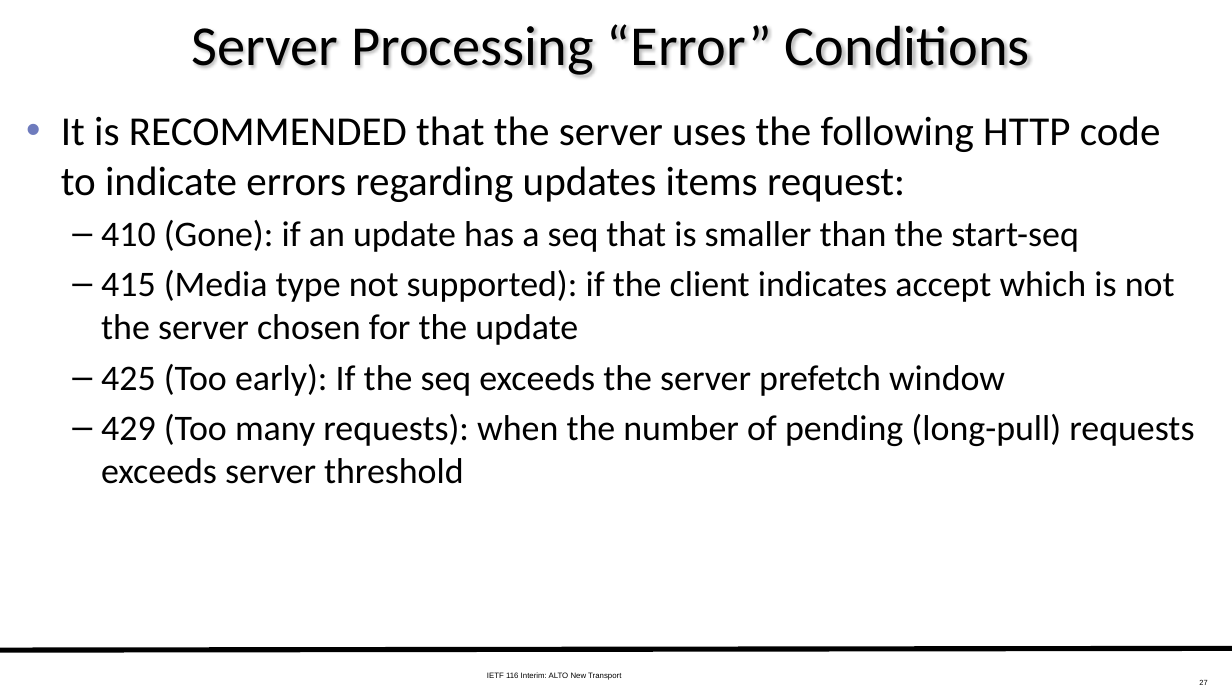
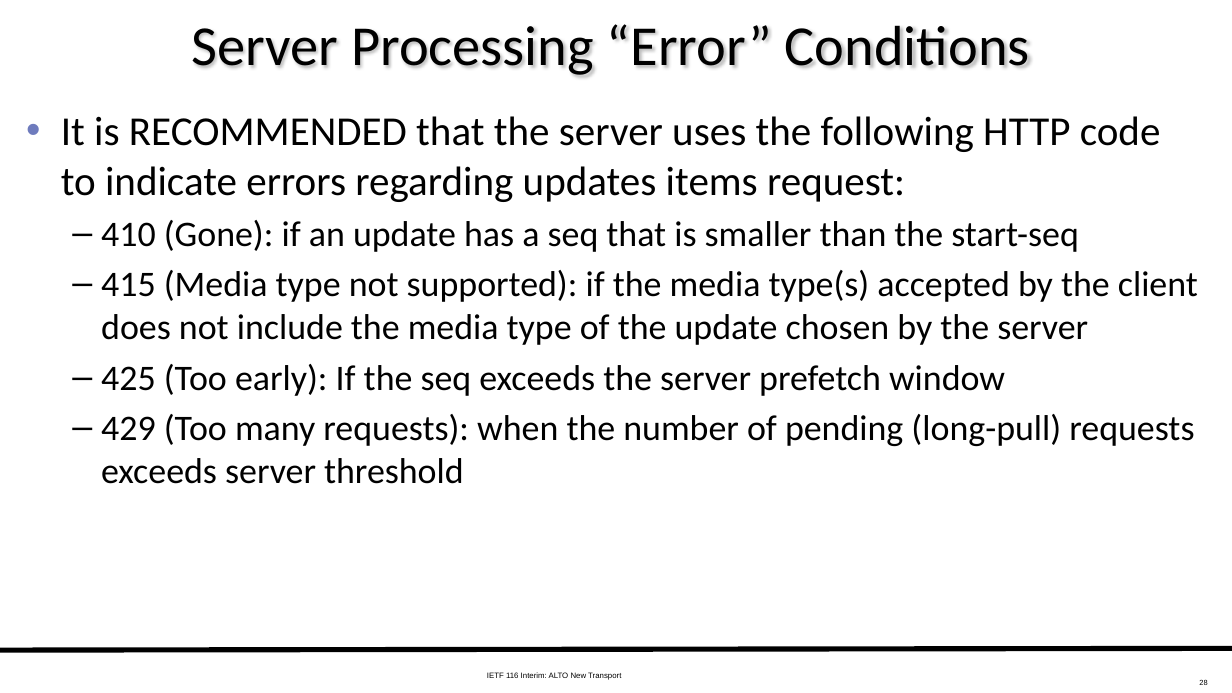
Before and after one commit to ietf-wg-alto/wg-materials, a slide deck: slide 28 of meetings-ietf/ietf-116-interim/slides-116-interim-alto-transport.pptx (slide 27 before the commit). Drawn at 1232x693 pixels with LibreOffice and Linux fonts; fonts in the diff are those of the drawing. Boxes give left, top, right and bottom in pixels: in the first picture for what was removed or moved away, otherwise in the second. Text is boxed around its words. In the diff, an @@ line names an element or a change of style, - is before the commit and + after.

```diff
--- a/meetings-ietf/ietf-116-interim/slides-116-interim-alto-transport.pptx
+++ b/meetings-ietf/ietf-116-interim/slides-116-interim-alto-transport.pptx
@@ text at (101, 270, 1198, 345): text changed @@
-  – 415 (Media type not supported): if the client indicates accept which is not the server chosen for the update
+  – 415 (Media type not supported): if the media type(s) accepted by the client does not include the media type of the update chosen by the server
@@ page number at (1199, 680, 1207, 685): text changed @@
-27
+28
```
Also in this commit, not shown: 12 other slides changed, 2 slides added.
